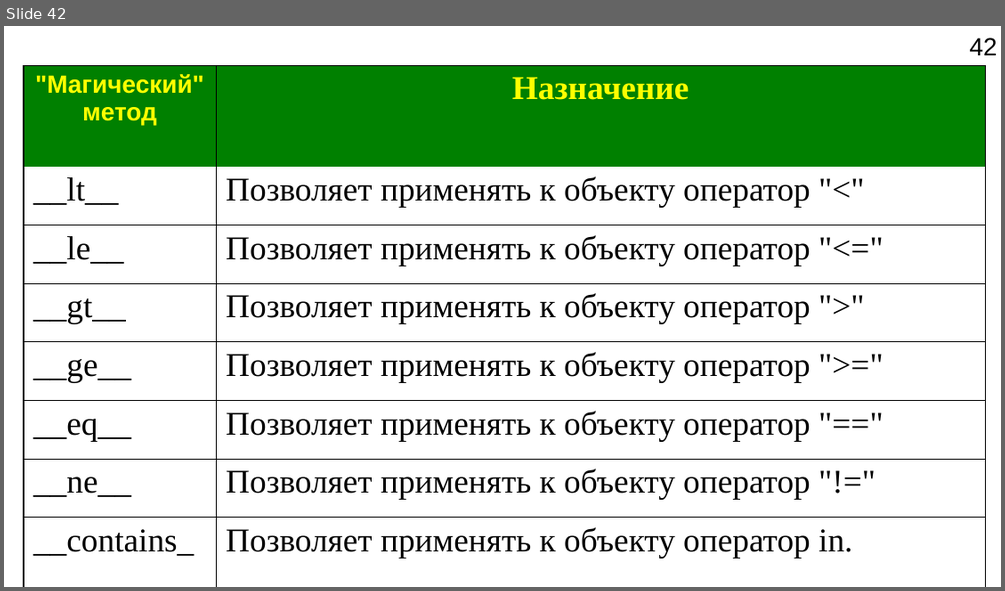
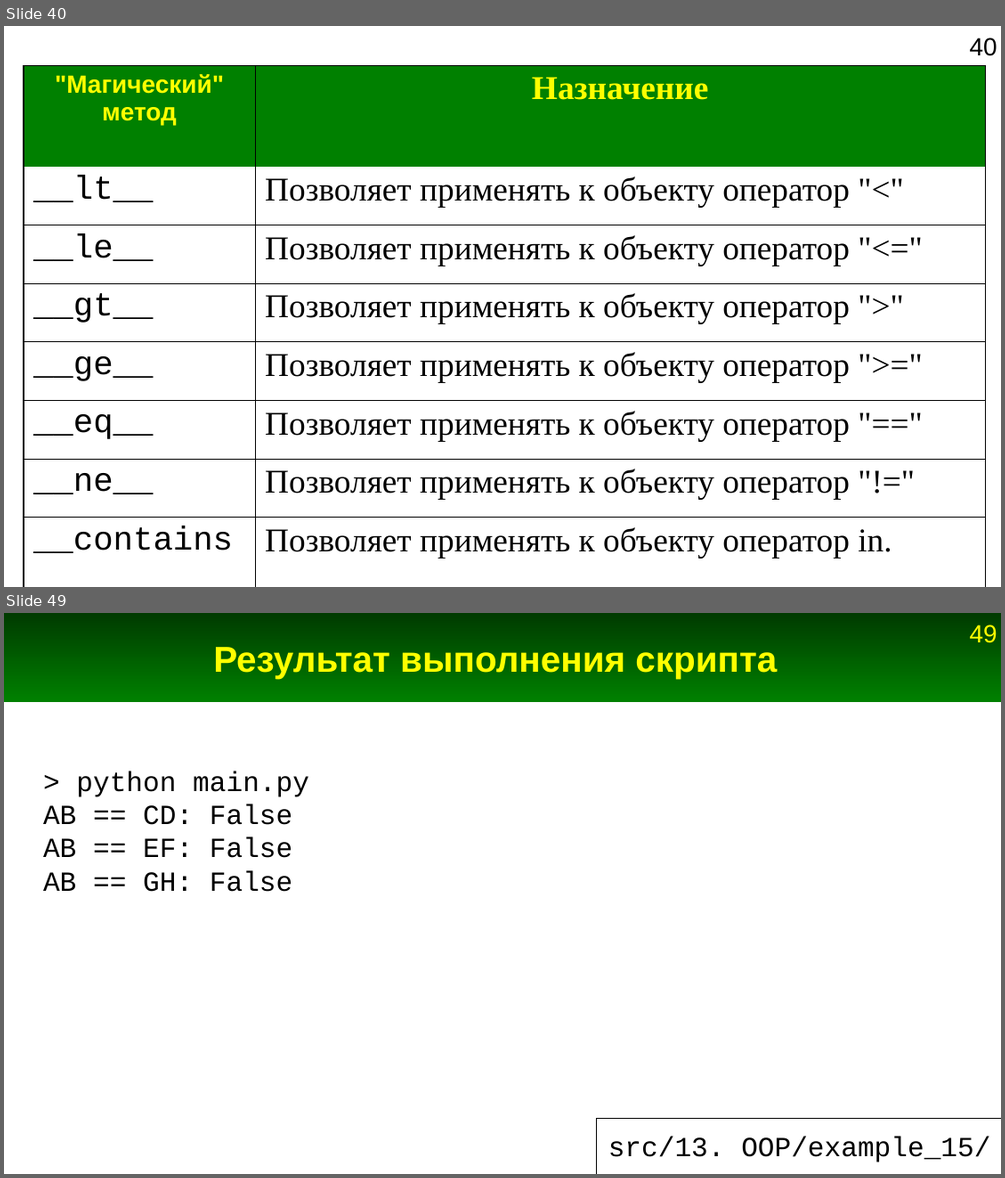
Before and after one commit to Jenyay/python-lectures, a slide deck: presentations/13. OOP.odp. Shown one above the other, each under a label of ours: slide 42 before the commit, slides 40 and 49 after it; the slides between them are not shown. The pictures are 1005x591 and 1005x1178 pixels, drawn with LibreOffice and Linux fonts; fonts in the diff are those of the drawing. Boxes give left, top, right and bottom in pixels: in the first picture for what was removed or moved away, otherwise in the second. Text is boxed around its words. In the diff, an @@ line names an element or a change of style, - is before the commit and + after.

```diff
--- a/presentations/13. OOP.odp
+++ b/presentations/13. OOP.odp
@@ slide 49 added at box(4, 613, 1001, 1174), background #FFFFFF; not listed: 1 template element that a slide beside it also shows @@
@@ rectangle added at box(4, 613, 1001, 702), fill gradient #003B00 to #008000 @@
@@ title added at box(213, 647, 777, 678), 26 pt, text #FFFF00, bold @@
+Результат выполнения скрипта
@@ text added at box(43, 771, 309, 892), 20 pt, text #000000 @@
+> python main.py
+AB == CD: False
+AB == EF: False
+AB == GH: False
@@ line added from (596, 1118) to (1001, 1118), #000000 0 pt @@
@@ line added from (596, 1118) to (596, 1174), #000000 0 pt @@
@@ title added at box(608, 1136, 990, 1162), 20 pt, text #000000 @@
+src/13. OOP/example_15/
@@ what was slide 42 is now slide 40 @@
@@ slide 40 changed as well @@
@@ page number at box(970, 38, 997, 56): text changed @@
-42
+40
@@ table at box(24, 65, 985, 575) @@
@@ font Times New Roman to Courier New in "__lt__", "__le__", "__gt__", "__ge__" and 3 more places @@
```
Also in this commit, not shown: 4 other slides changed, 20 other slides added, 1 slide removed, 18 other files.
